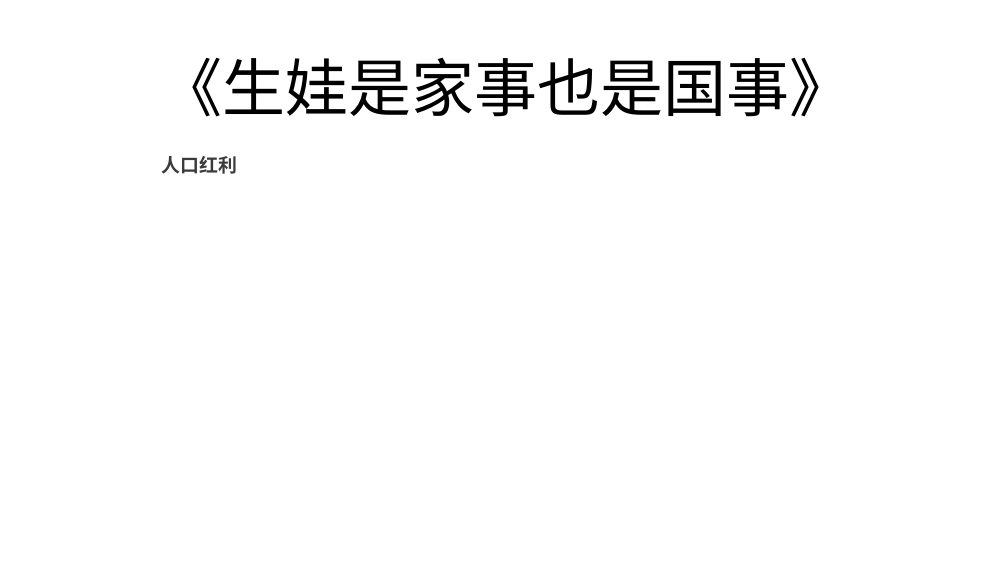
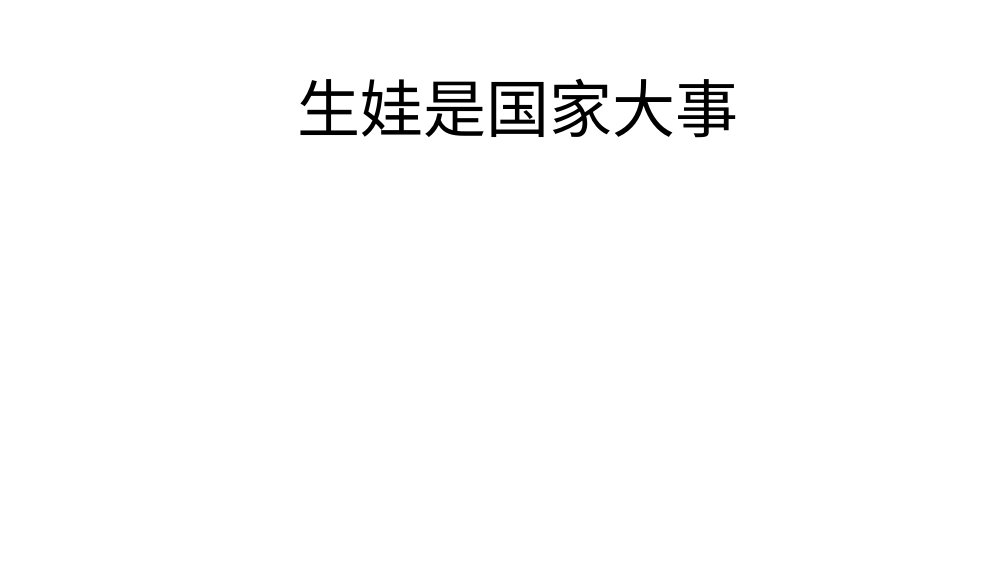
Before and after one commit to FredJiangFei/freetalk, a slide deck: slide 2 of 生娃是国家大事/sw.pptx (slide 6 before the commit). Drawn at 1008x567 pixels with LibreOffice and Linux fonts; fonts in the diff are those of the drawing. Boxes give left, top, right and bottom in pixels: in the first picture for what was removed or moved away, otherwise in the second. Text is boxed around its words. In the diff, an @@ line names an element or a change of style, - is before the commit and + after.

```diff
--- a/生娃是国家大事/sw.pptx
+++ b/生娃是国家大事/sw.pptx
@@ title at (x1=298, y1=78, x2=739, y2=138): text changed @@
-《生娃是家事也是国事》
+生娃是国家大事
@@ text removed at (x1=162, y1=156, x2=238, y2=174) @@
-人口红利
```
Also in this commit, not shown: 6 other slides changed, 8 slides added, 7 slides removed.
